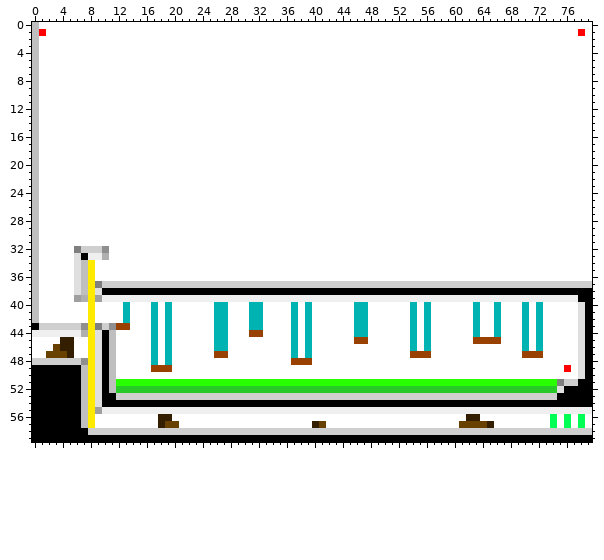
One commit to this sprite sheet: source/level_data/layouts/level5/layer2.png. The first picture shows the starting point.
The file is 80x60 pixels.
After the commit:
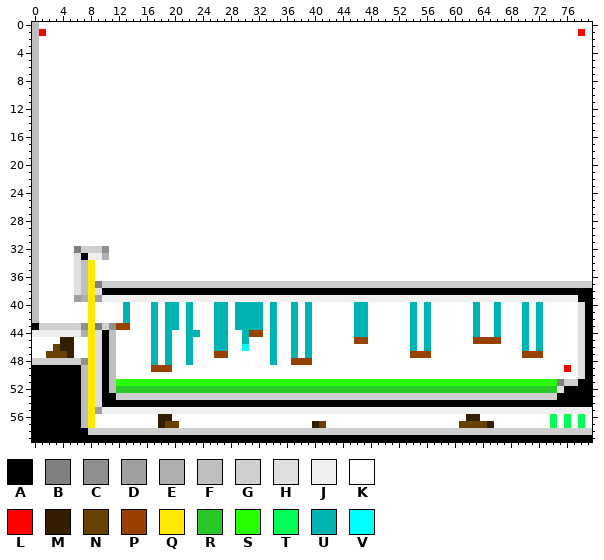
Palette (. is transparent): A #000000  B #7f7f7f  C #8f8f8f  D #9f9f9f  E #afafaf  F #bfbfbf  G #cfcfcf  H #dfdfdf  J #efefef  K #ffffff  L #ff0000  M #331f00  N #684000  P #994100  Q #ffea00  R #28c828  S #28ff00  T #00ff55  U #00b3b3  V #00ffff
Changes in this commit:
Changed rows in their new state; - is an unchanged pixel.
first column x 20:
40 U-U------UU---U
41 U-U------UU---U
42 U-U------UU---U
43 U-U------UU---U
44 --UU------U---U
45 --U-------U---U
46 --U-------V---U
47 --U-----------U
48 --U-----------U
Boxes around the changes in both pictures, in picture pixels (x1, y1, x2, y2):
changed: (172, 302, 200, 365)
changed: (235, 302, 277, 365)
